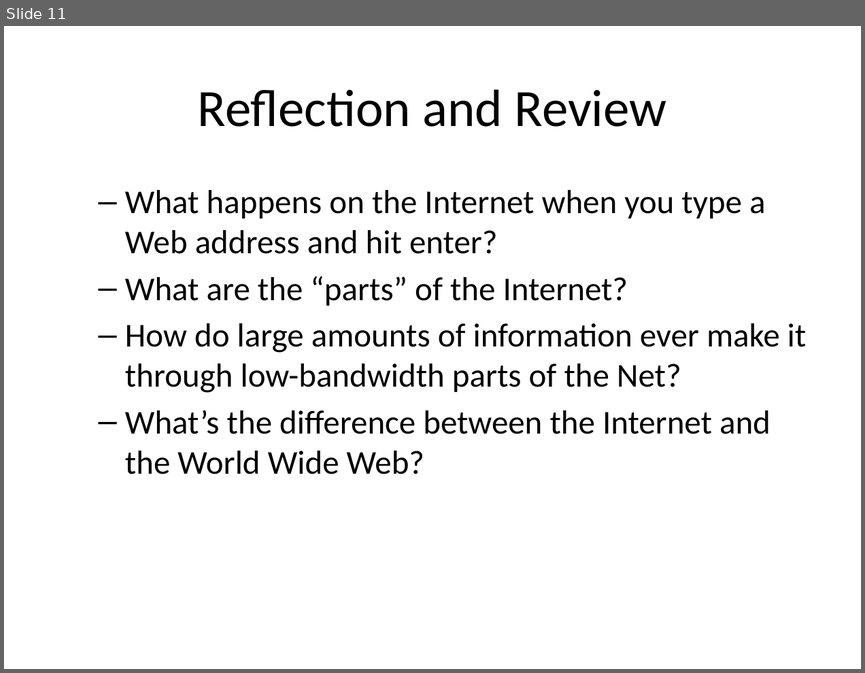
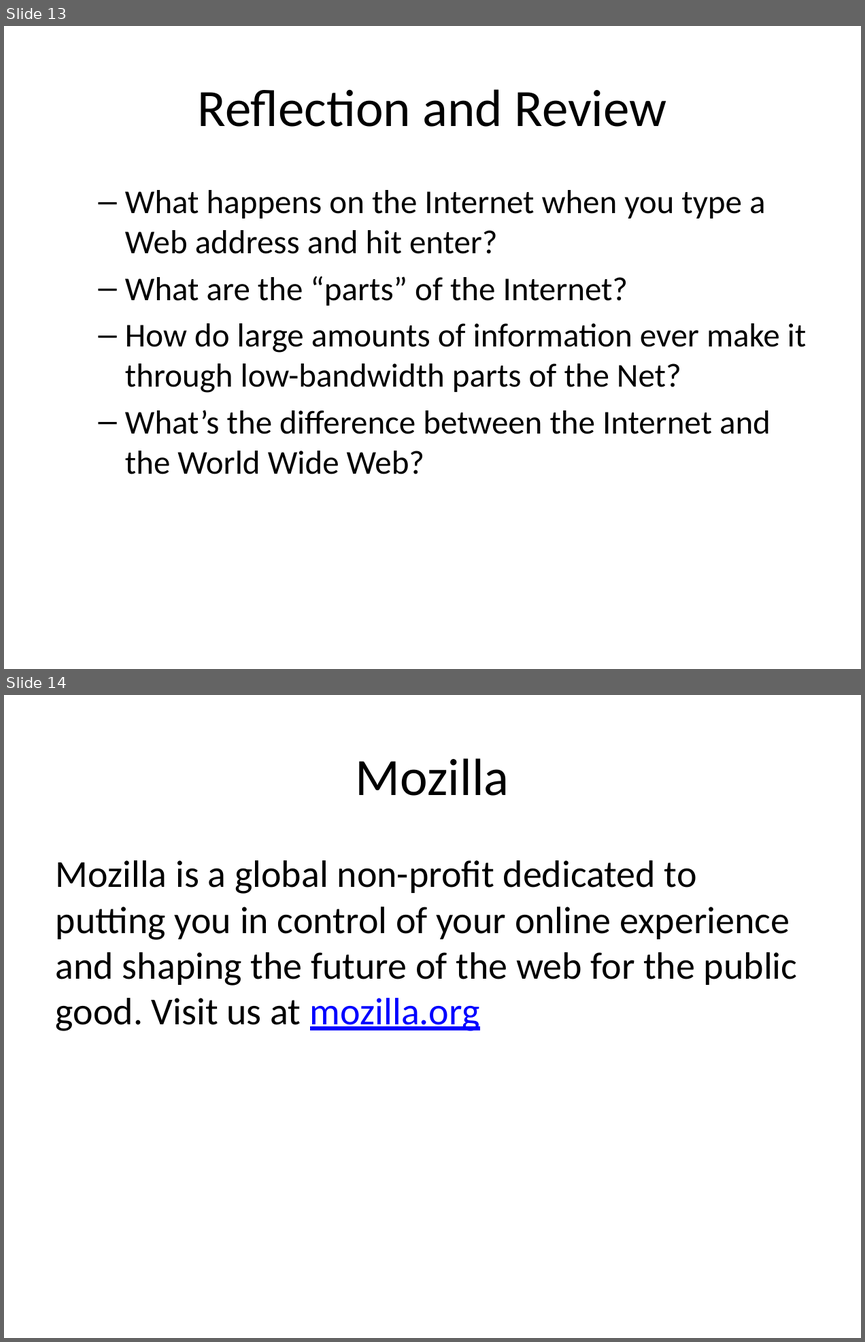
Before and after one commit to mr-eggleton/web-lit-core, a slide deck: powerpoints/02-map-the-web.pptx. Shown one above the other, each under a label of ours: slide 11 before the commit, slides 13 and 14 after it. The pictures are 865x673 and 865x1342 pixels, drawn with LibreOffice and Linux fonts; fonts in the diff are those of the drawing. Boxes give left, top, right and bottom in pixels: in the first picture for what was removed or moved away, otherwise in the second. Text is boxed around its words. In the diff, an @@ line names an element or a change of style, - is before the commit and + after.

```diff
--- a/powerpoints/02-map-the-web.pptx
+++ b/powerpoints/02-map-the-web.pptx
@@ slide 14 added at bbox=[4, 695, 861, 1338], background #FFFFFF @@
@@ title added at bbox=[356, 758, 509, 796], 44 pt, text #000000 @@
+Mozilla
@@ text added at bbox=[56, 860, 797, 1031], 32 pt, text #000000 @@
+Mozilla is a global non-profit dedicated to putting you in control of your online experience and shaping the future of the web for the public good. Visit us at mozilla.org
@@ what was slide 11 is now slide 13 @@
```
Also in this commit, not shown: 1 slide changed, 2 other slides added, 17 other files.
